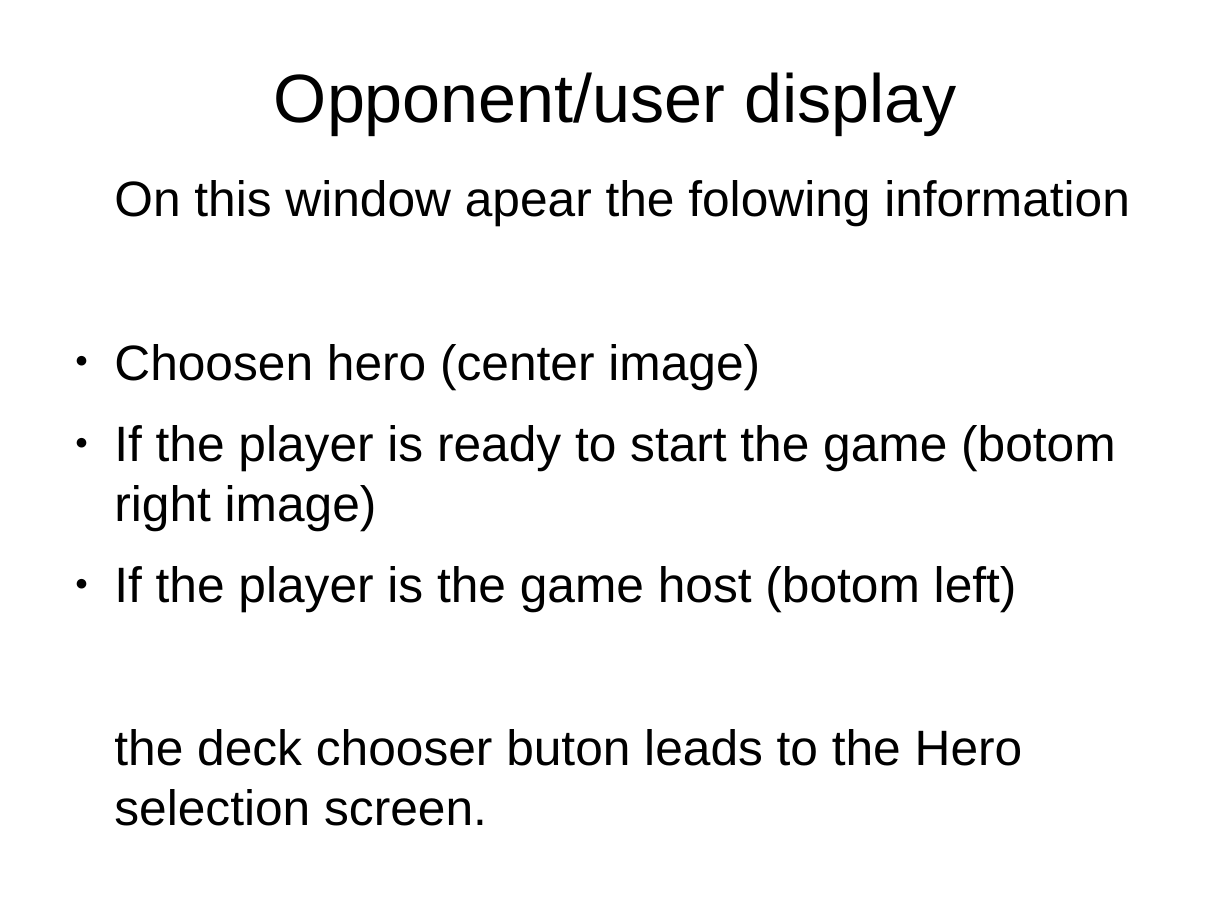
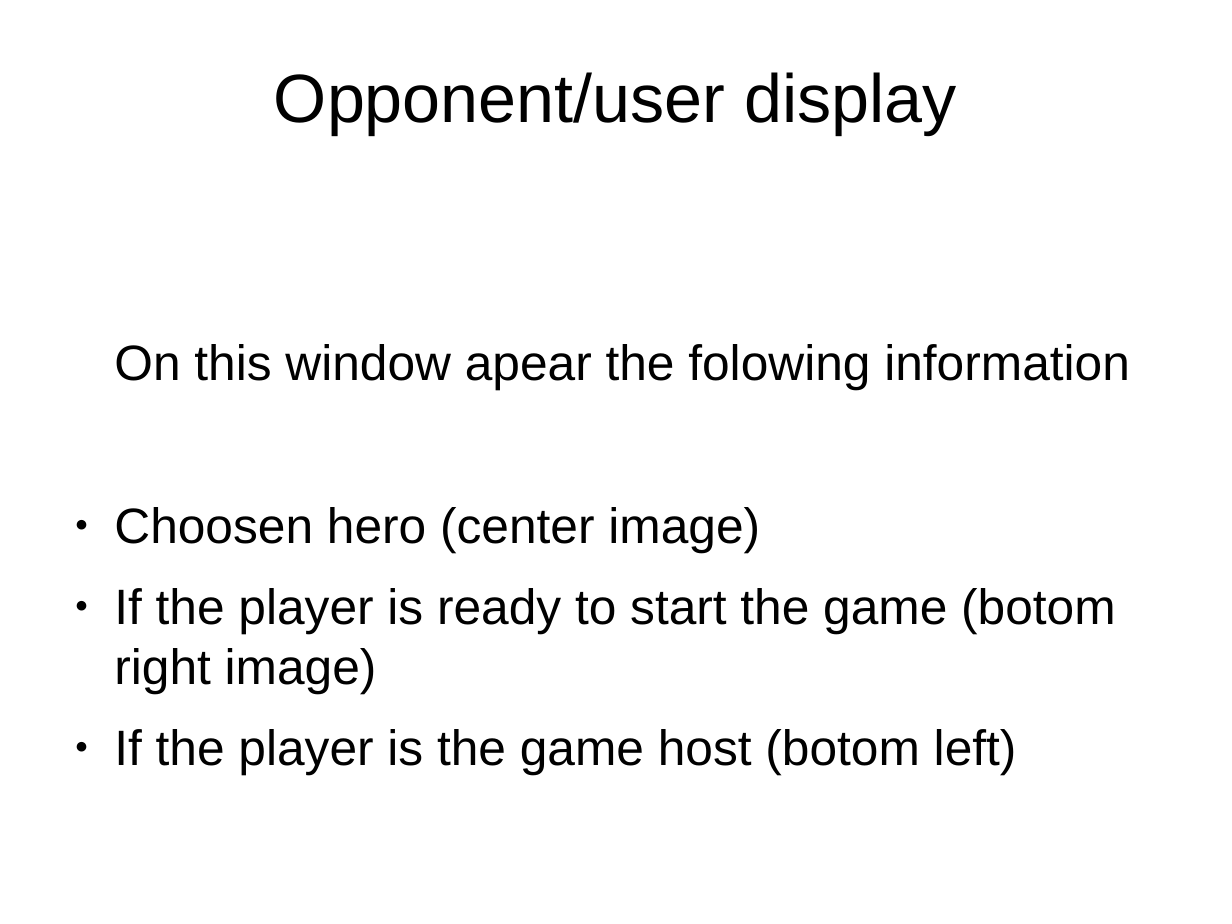
Before and after one commit to idolord/CryptDuel, a slide deck: slide 20 of documentation/interface CDC.odp (slide 16 before the commit). Drawn at 1232x924 pixels with LibreOffice and Linux fonts; fonts in the diff are those of the drawing. Boxes give left, top, right and bottom in pixels: in the first picture for what was removed or moved away, otherwise in the second. Text is boxed around its words. In the diff, an @@ line names an element or a change of style, - is before the commit and + after.

```diff
--- a/documentation/interface CDC.odp
+++ b/documentation/interface CDC.odp
@@ text at (114,729,1023,826): paragraph removed @@
-the deck chooser buton leads to the Hero selection screen.
```
Also in this commit, not shown: 8 other slides changed, 8 slides added.
